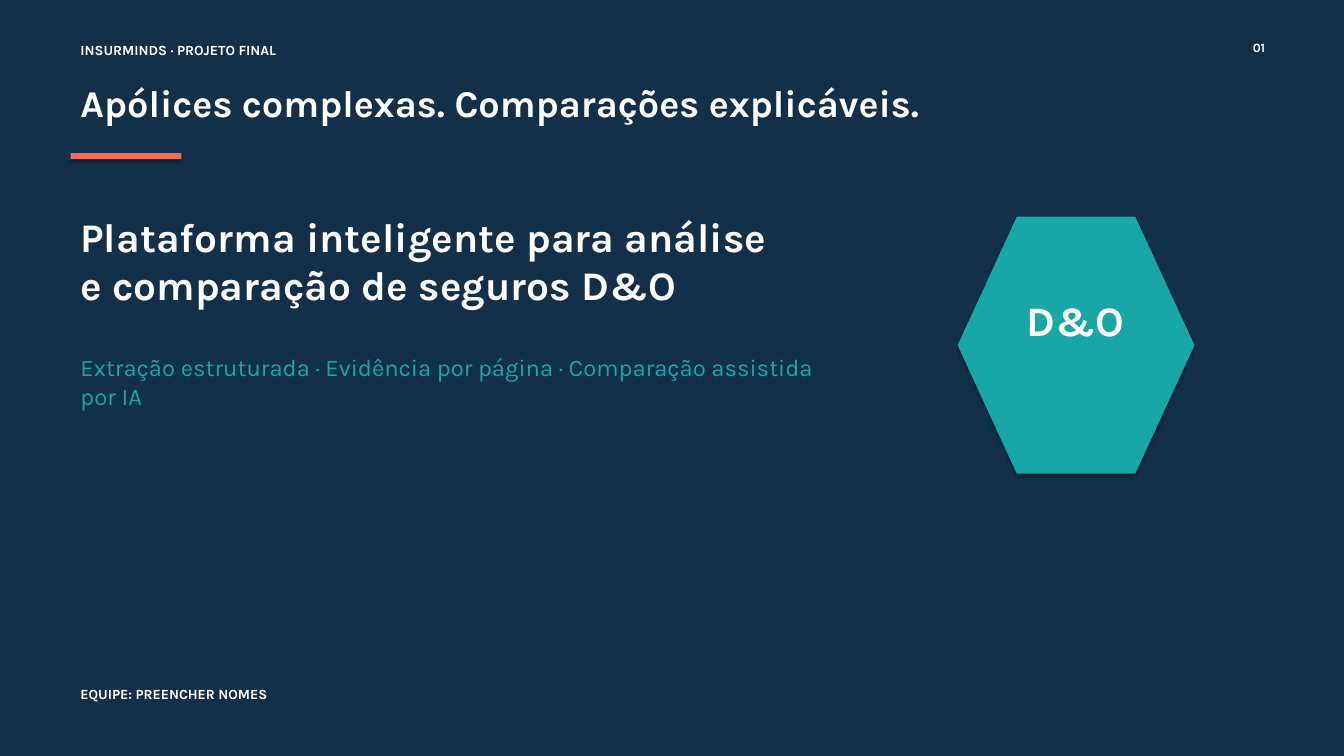
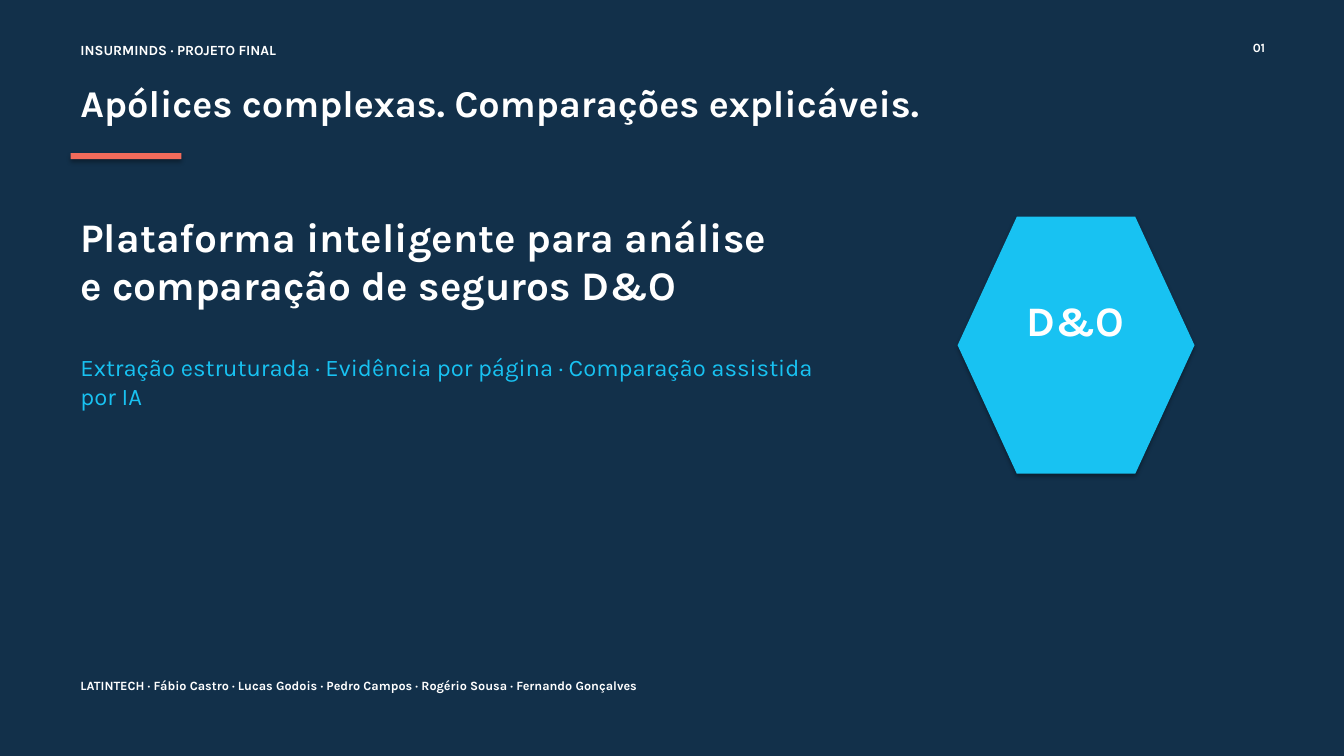
Before and after one commit to RogerioSousa123/insurminds-projeto-final-latintech, a slide deck: slide 1 of Projeto_Final_Artefatos/InsurMinds_Projeto_Final.pptx. Drawn at 1344x756 pixels with LibreOffice and Linux fonts; fonts in the diff are those of the drawing. Boxes give left, top, right and bottom in pixels: in the first picture for what was removed or moved away, otherwise in the second. Text is boxed around its words. In the diff, an @@ line names an element or a change of style, - is before the commit and + after.

Commit message:
docs: finalize LatinTech submission artifacts

```diff
--- a/Projeto_Final_Artefatos/InsurMinds_Projeto_Final.pptx
+++ b/Projeto_Final_Artefatos/InsurMinds_Projeto_Final.pptx
@@ hexagon at [958, 217, 1195, 474]: fill #18A6A6 to #18C2F2 @@
@@ text "Extração estruturada · Evidência por ..." at [80, 358, 812, 411]: text colour #18A6A6 to #18C2F2 @@
@@ text at [80, 680, 637, 693]: text changed; size 10 to 9 pt @@
-EQUIPE: PREENCHER NOMES
+LATINTECH · Fábio Castro · Lucas Godois · Pedro Campos · Rogério Sousa · Fernando Gonçalves
```
Also in this commit, not shown: 8 other slides changed, 9 other files.
